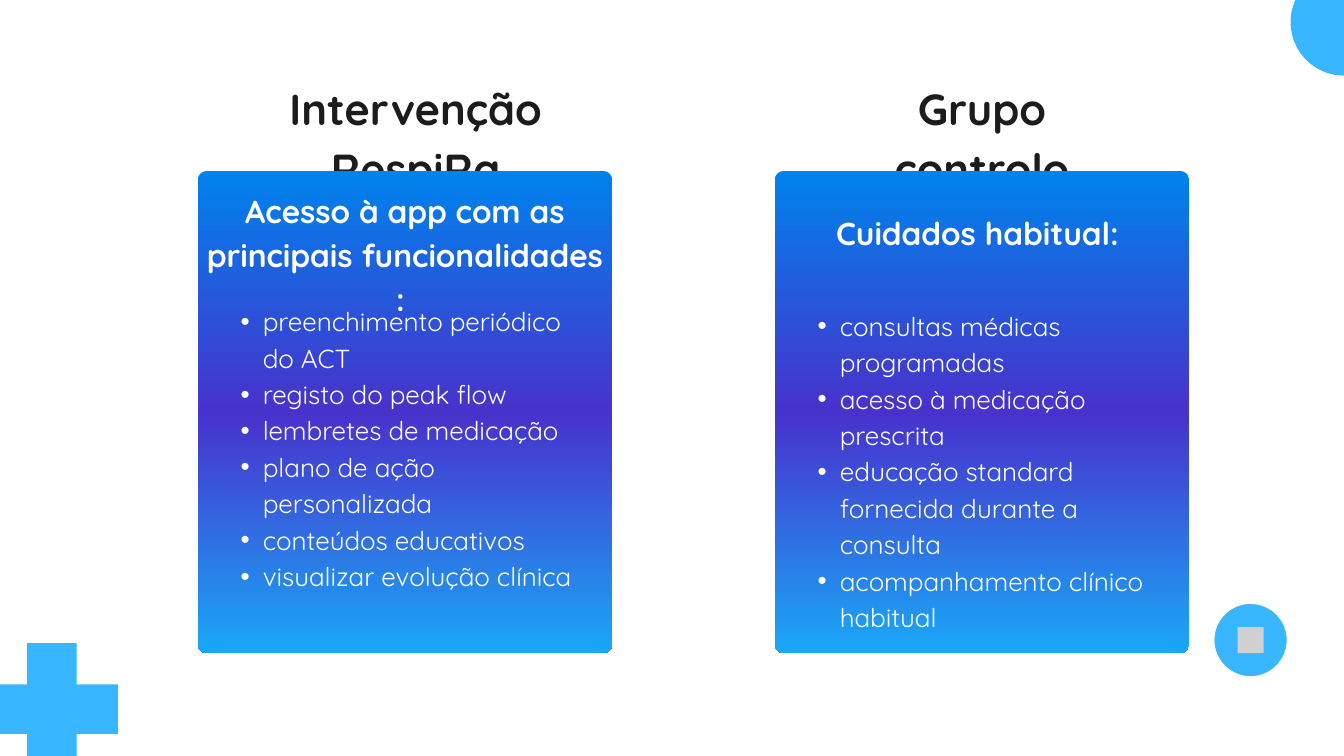
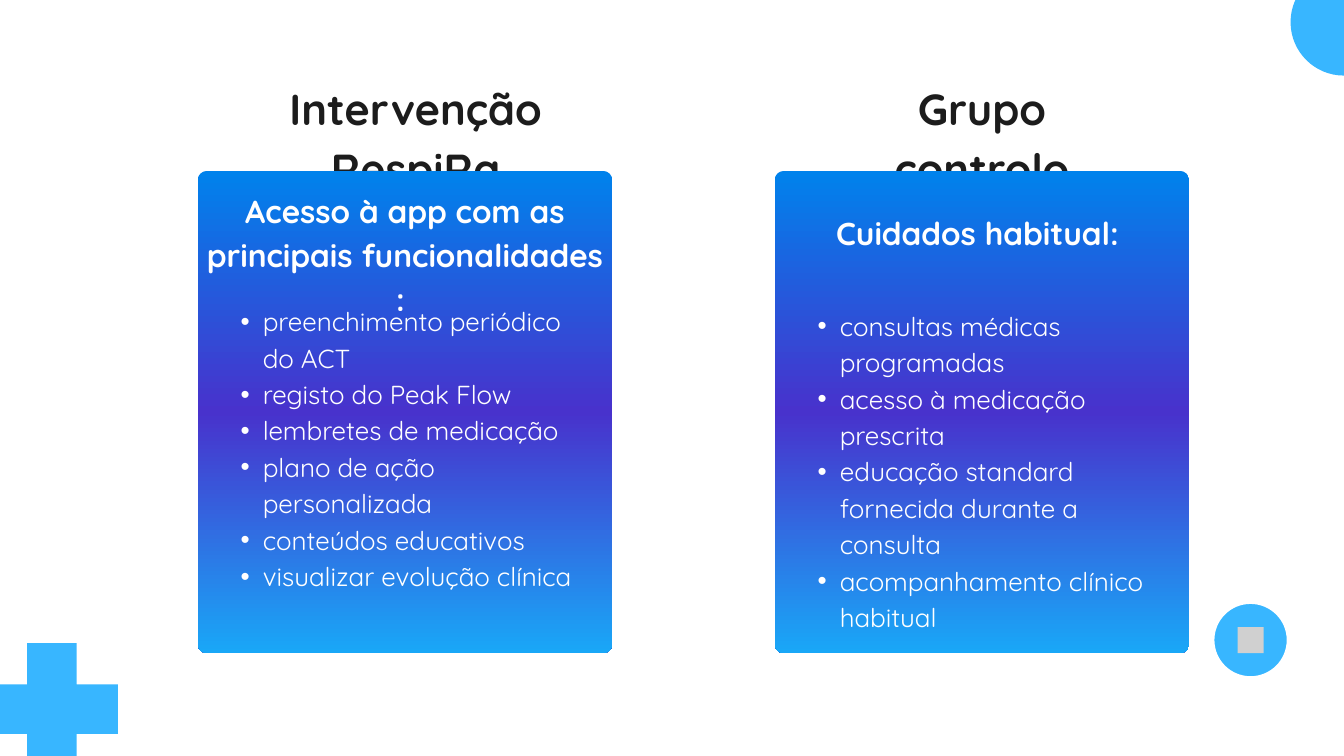
Before and after one commit to JoanaTeixeiraa/RespiRA_site, a slide deck: slide 5 of materiais/investigators_meeting_grupo7.pptx. Drawn at 1344x756 pixels with LibreOffice and Linux fonts; fonts in the diff are those of the drawing; grey boxes stand for pictures. Boxes give left, top, right and bottom in pixels: in the first picture for what was removed or moved away, otherwise in the second. Text is boxed around its words. In the diff, an @@ line names an element or a change of style, - is before the commit and + after.

```diff
--- a/materiais/investigators_meeting_grupo7.pptx
+++ b/materiais/investigators_meeting_grupo7.pptx
@@ text at (263,385,511,409): text changed @@
-  • registo do peak flow
+  • registo do Peak Flow
```
Also in this commit, not shown: 3 other slides changed, 3 other files.
